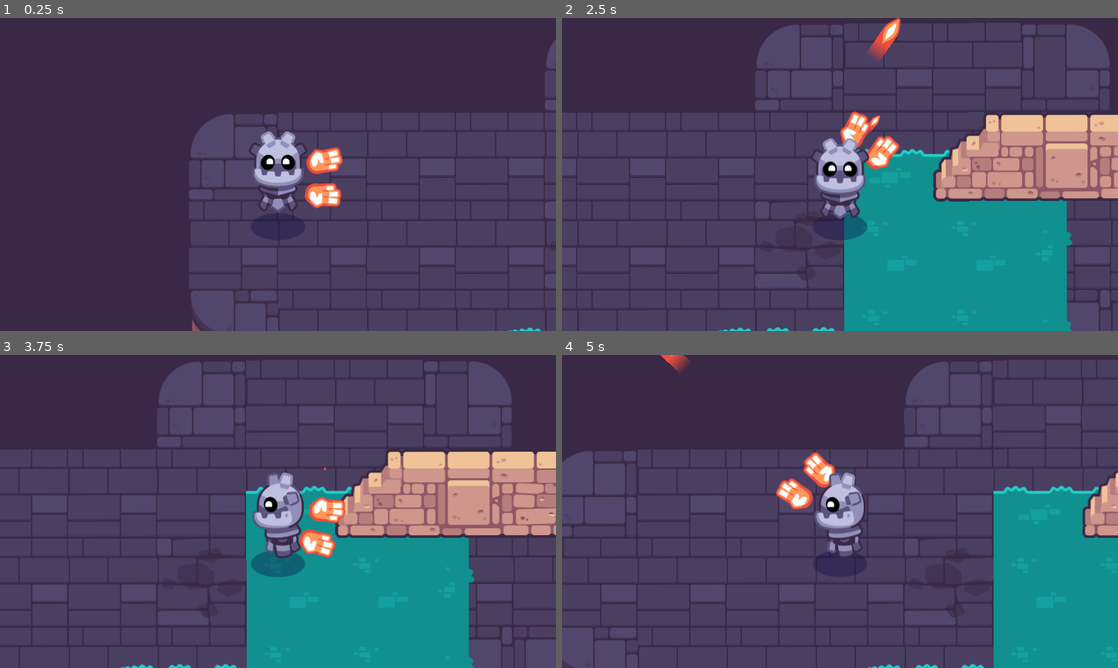
Above: before the commit, frames 1-4 (two rows, left to right).
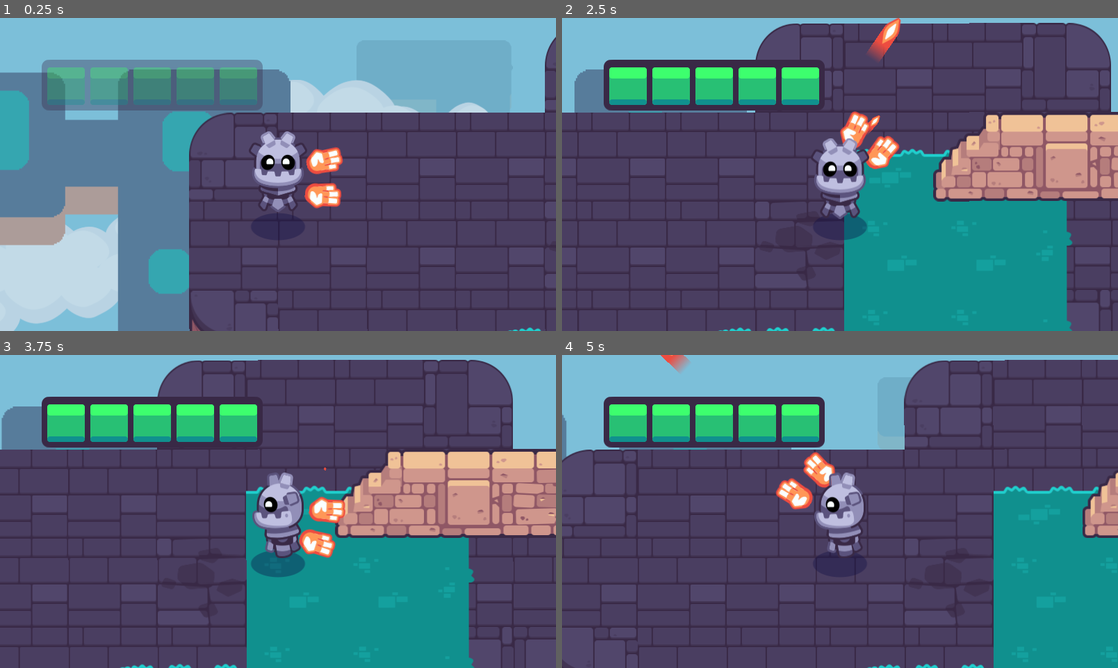
Above: after the commit, the same moments.

Repository: monkeytickler812/2d-GameDev-Course
Game: Godot game, scene res://start.tscn
Two runs of this game, one before a commit and one after it. Both use one fixed random seed, a clock stepped at 60 frames per second and the inputs below. This scene is started directly instead of the project's main scene. Sound files missing from this copy of the repository are replaced by a short silence.
Inputs (mouse positions are in pixels of both pictures, inside the frame that each line leads up to):
- Up to frame 1 (0.25 s): no input
- Up to frame 2 (2.5 s): tap Enter at 0.5 s; move the mouse to (962, 158) at 0.52 s; hold D (move_right) 0.53-1.25 s; hold Mouse wheel down (cycle_weapon_down) 0.53-1.25 s; click (962, 158) at 0.67 s; drag from (728, 190) to (1073, 108) at 1.27 s; move the mouse to (895, 105) at 2.02 s; press the mouse at (895, 105) at 2.03 s; hold D (move_right) from 2.03 s (still down)
- Up to frame 3 (3.75 s): release D (move_right) at 2.75 s; release the mouse at (333, 442) at 2.75 s; drag from (250, 574) to (283, 445) at 2.77 s; move the mouse to (444, 558) at 3.52 s; hold A (move_left) from 3.53 s (still down); hold Mouse wheel up (cycle_weapon_up) from 3.53 s (still down)
- Up to frame 4 (5 s): release A (move_left) at 4.25 s; release Mouse wheel up (cycle_weapon_up) at 4.25 s; drag from (673, 464) to (756, 433) at 4.27 s

The runs differ from the first frame. In frame 1, 54% of the frame differs, in the area x 0-100%, y 0-100%; in frame 2, 13%; in frame 3, 14%; in frame 4, 17%.

Commit message:
Add a sky and a healthbar

Diff:
--- a/02.getting-to-know-godot/start.tscn
+++ b/02.getting-to-know-godot/start.tscn
@@ -7,6 +7,8 @@
 [ext_resource type="PackedScene" uid="uid://cu2rb5dl4ljte" path="res://levels/rooms/room_a.tscn" id="5_x5dxq"]
 [ext_resource type="PackedScene" uid="uid://dgayuh42w4v6u" path="res://levels/rooms/room_b.tscn" id="6_1v2sv"]
 [ext_resource type="PackedScene" uid="uid://cq0mmphkbrvmm" path="res://levels/rooms/room_c.tscn" id="7_l1p7y"]
+[ext_resource type="PackedScene" uid="uid://wdey00p3syru" path="res://levels/background/background_blue_sky.tscn" id="8_6n323"]
+[ext_resource type="PackedScene" uid="uid://cce7r30dfjm4r" path="res://interface/bars/ui_health_bar.tscn" id="9_gt8hy"]
 
 [node name="Start" type="Node2D"]
 position = Vector2(256, 0)
@@ -37,3 +39,13 @@
 
 [node name="RoomC" parent="." instance=ExtResource("7_l1p7y")]
 position = Vector2(2048, -2304)
+
+[node name="BackgroundBlueSky" parent="." instance=ExtResource("8_6n323")]
+
+[node name="CanvasLayer" type="CanvasLayer" parent="."]
+
+[node name="UIHealthBar" parent="CanvasLayer" instance=ExtResource("9_gt8hy")]
+offset_left = 60.0
+offset_top = 60.0
+offset_right = 378.0
+offset_bottom = 132.725
Not shown: 1 places in 02.getting-to-know-godot/start.tscn that only renumber resources
Not shown, added: 02.getting-to-know-godot/godot_tours.log
Not shown, added: 02.getting-to-know-godot/godot_tours.log-2MU726
